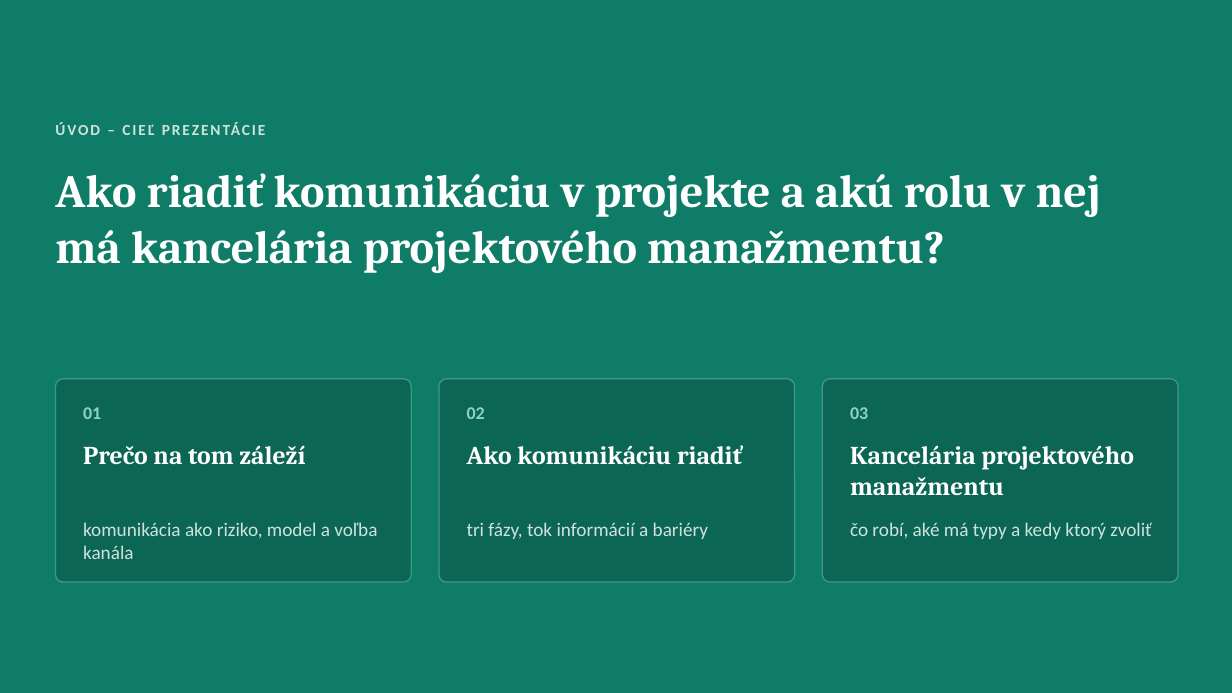
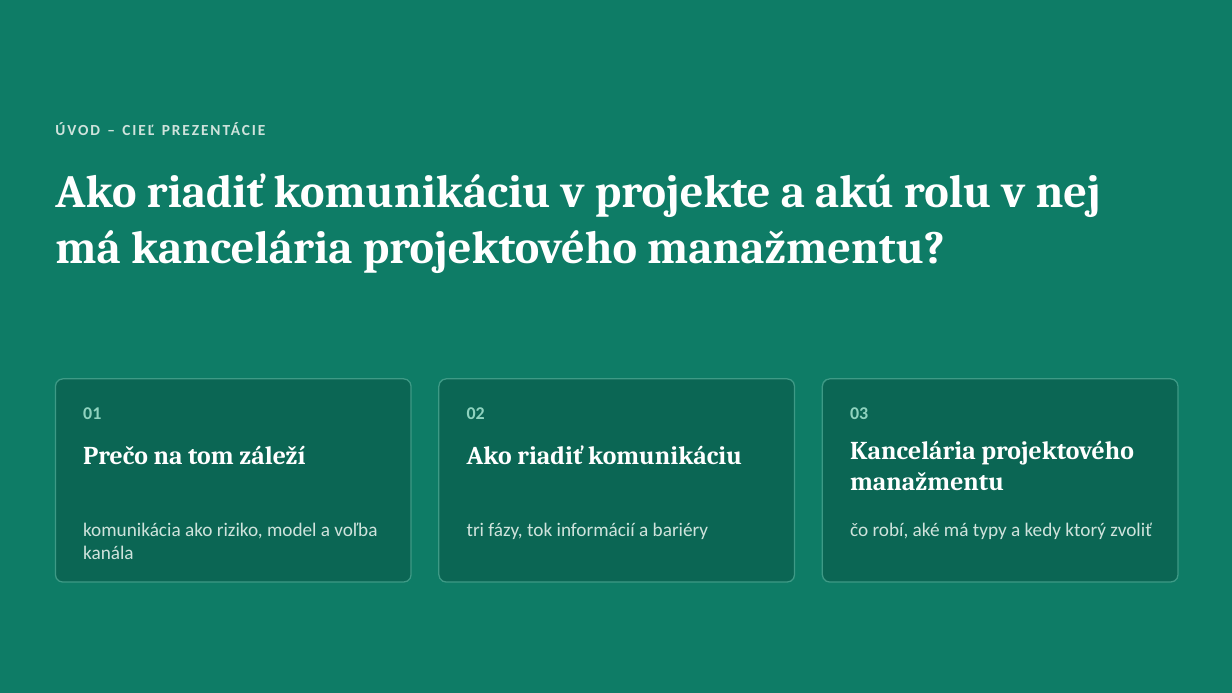
Before and after one commit to ADAMUSSO/MTS, a slide deck: slide 2 of Prezentacie/Manažment komunikácie – prezentácia.pptx. Drawn at 1232x693 pixels with LibreOffice and Linux fonts; fonts in the diff are those of the drawing. Boxes give left, top, right and bottom in pixels: in the first picture for what was removed or moved away, otherwise in the second. Text is boxed around its words. In the diff, an @@ line names an element or a change of style, - is before the commit and + after.

```diff
--- a/Prezentacie/Manažment komunikácie – prezentácia.pptx
+++ b/Prezentacie/Manažment komunikácie – prezentácia.pptx
@@ text at [467,445,742,465]: text changed @@
-Ako komunikáciu riadiť
+Ako riadiť komunikáciu
@@ text "Kancelária projektového manažmentu": place and size @@
-text "Kancelária projektového manažmentu" at [850,446,1133,495]
+text "Kancelária projektového manažmentu" at [850,441,1133,490]
```
Also in this commit, not shown: 2 other slides changed, 1 other file.
